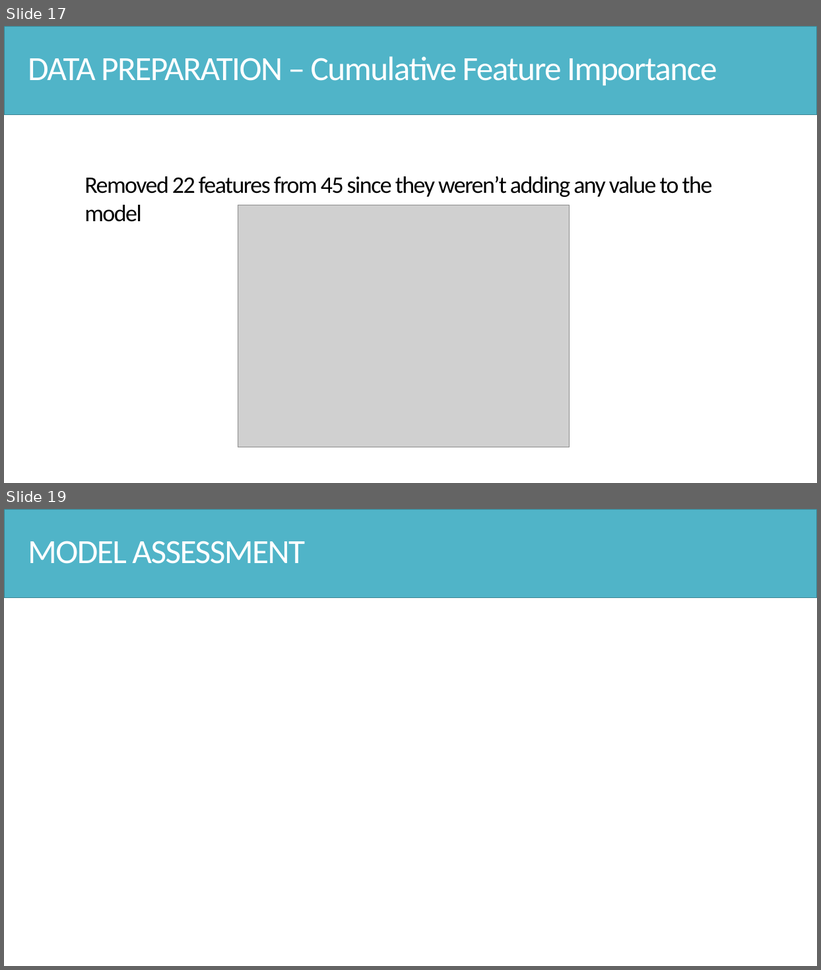
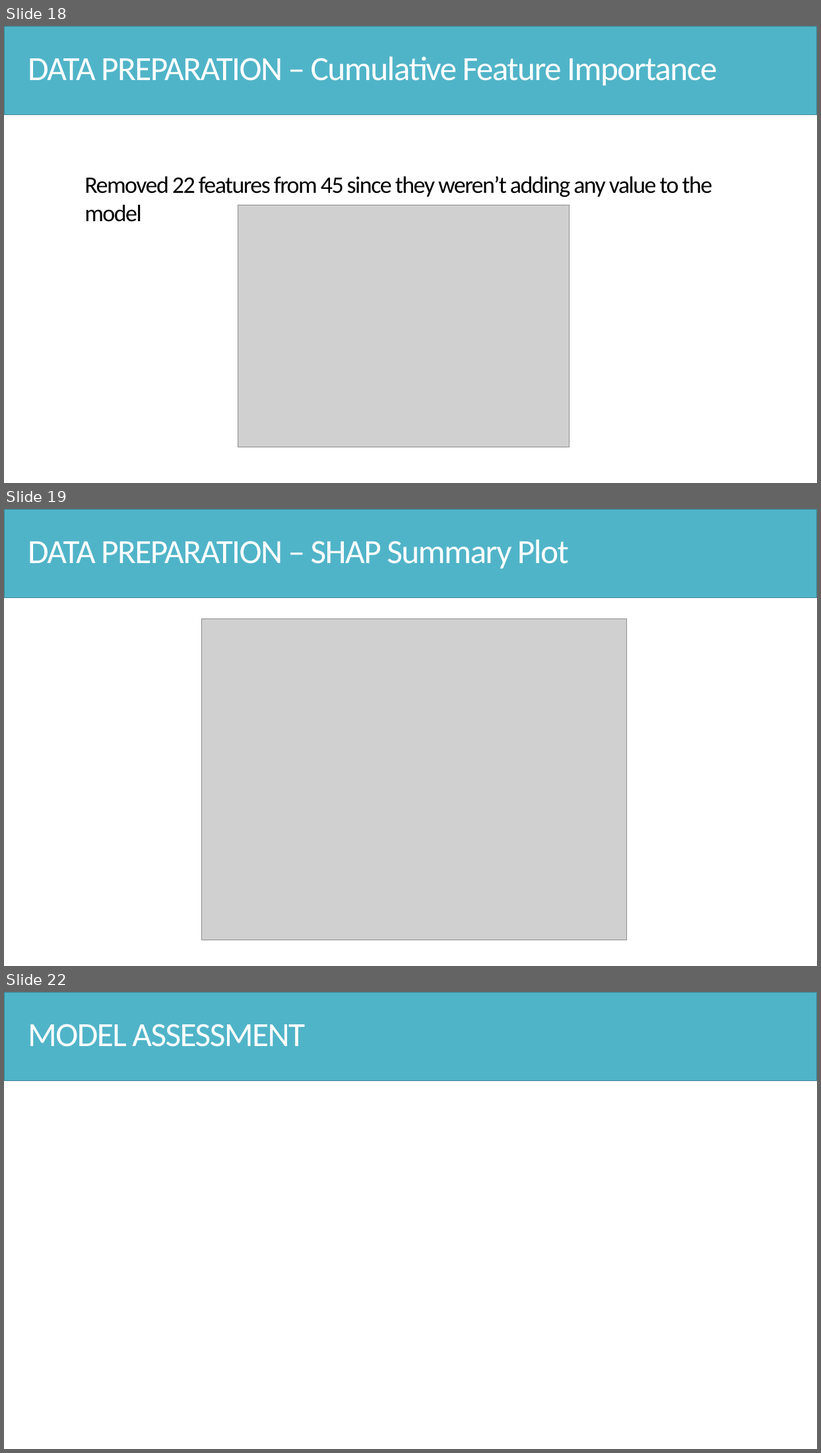
Before and after one commit to Hsgngr/dataiku_income_classification, a slide deck: Task_Presentation.pptx. Shown one above the other, each under a label of ours: slides 17 and 19 before the commit, slides 18, 19 and 22 after it; the slides between them are not shown. The pictures are 821x970 and 821x1453 pixels, drawn with LibreOffice and Linux fonts; fonts in the diff are those of the drawing; grey boxes stand for pictures. Boxes give left, top, right and bottom in pixels: in the first picture for what was removed or moved away, otherwise in the second. Text is boxed around its words. In the diff, an @@ line names an element or a change of style, - is before the commit and + after.

```diff
--- a/Task_Presentation.pptx
+++ b/Task_Presentation.pptx
@@ slide 19 added at box(4, 509, 817, 966), background #FFFFFF @@
@@ rectangle added at box(4, 509, 817, 598), fill #50B4C8, outline #3B8594 1 pt @@
@@ text added at box(28, 539, 569, 569), 40 pt, text #FFFFFF @@
+DATA PREPARATION – SHAP Summary Plot
@@ picture added at box(201, 619, 627, 940) @@
@@ what was slide 17 is now slide 18 @@
@@ what was slide 19 is now slide 22 @@
```
Also in this commit, not shown: 1 slide changed, 2 other slides added, 2 other files.
